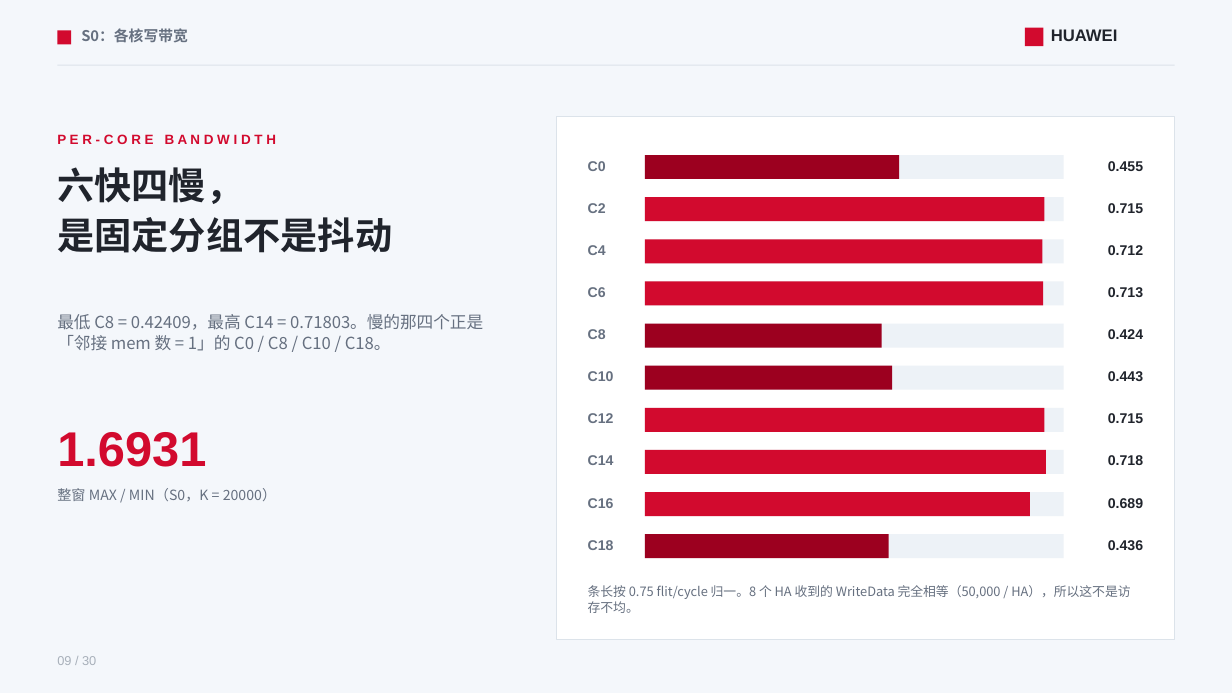
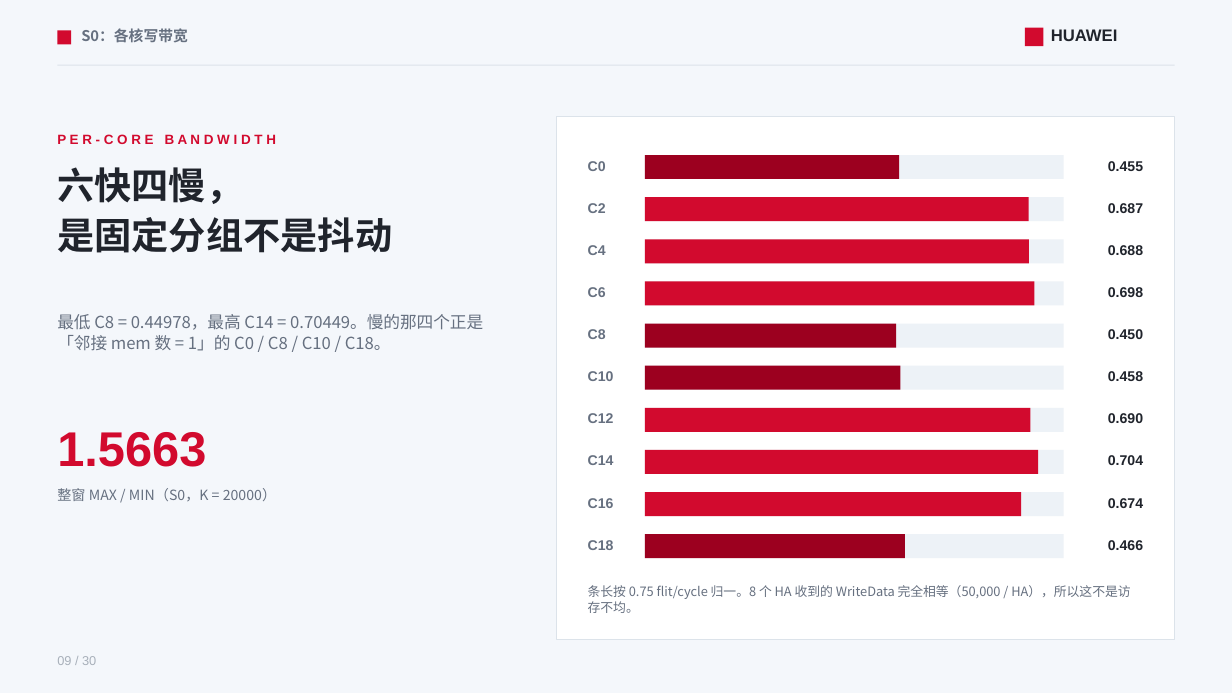
Before and after one commit to lukebest/booksim2, a slide deck: slide 9 of ppt/ring2-write-fairness.pptx. Drawn at 1232x693 pixels with LibreOffice and Linux fonts; fonts in the diff are those of the drawing. Boxes give left, top, right and bottom in pixels: in the first picture for what was removed or moved away, otherwise in the second. Text is boxed around its words. In the diff, an @@ line names an element or a change of style, - is before the commit and + after.

```diff
--- a/ppt/ring2-write-fairness.pptx
+++ b/ppt/ring2-write-fairness.pptx
@@ rectangle: place and size @@
-rectangle at bbox=[645, 197, 1044, 221]
+rectangle at bbox=[645, 197, 1029, 221]
@@ text at bbox=[1108, 203, 1143, 213]: text changed @@
-0.715
+0.687
@@ rectangle: place and size @@
-rectangle at bbox=[645, 239, 1043, 263]
+rectangle at bbox=[645, 239, 1030, 263]
@@ text at bbox=[1108, 245, 1143, 255]: text changed @@
-0.712
+0.688
@@ rectangle: place and size @@
-rectangle at bbox=[645, 282, 1043, 306]
+rectangle at bbox=[645, 282, 1035, 306]
@@ text at bbox=[1108, 287, 1143, 297]: text changed @@
-0.713
+0.698
@@ text at bbox=[57, 314, 483, 351]: text changed @@
-最低 C8 = 0.42409，最高 C14 = 0.71803。慢的那四个正是「邻接 mem 数 = 1」的 C0 / C8 / C10 / C18。
+最低 C8 = 0.44978，最高 C14 = 0.70449。慢的那四个正是「邻接 mem 数 = 1」的 C0 / C8 / C10 / C18。
@@ rectangle: place and size @@
-rectangle at bbox=[645, 323, 882, 348]
+rectangle at bbox=[645, 323, 897, 348]
@@ text at bbox=[1108, 329, 1143, 339]: text changed @@
-0.424
+0.450
@@ rectangle: place and size @@
-rectangle at bbox=[645, 366, 892, 390]
+rectangle at bbox=[645, 366, 901, 390]
@@ text at bbox=[1108, 371, 1143, 381]: text changed @@
-0.443
+0.458
@@ rectangle: place and size @@
-rectangle at bbox=[645, 408, 1044, 432]
+rectangle at bbox=[645, 408, 1031, 432]
@@ text at bbox=[1108, 413, 1143, 423]: text changed @@
-0.715
+0.690
@@ text at bbox=[57, 432, 206, 467]: text changed @@
-1.6931
+1.5663
@@ rectangle: place and size @@
-rectangle at bbox=[645, 450, 1046, 474]
+rectangle at bbox=[645, 450, 1039, 474]
@@ text at bbox=[1108, 455, 1143, 465]: text changed @@
-0.718
+0.704
@@ rectangle: place and size @@
-rectangle at bbox=[645, 493, 1031, 517]
+rectangle at bbox=[645, 493, 1021, 517]
@@ text at bbox=[1108, 498, 1143, 508]: text changed @@
-0.689
+0.674
@@ rectangle: place and size @@
-rectangle at bbox=[645, 534, 889, 558]
+rectangle at bbox=[645, 534, 905, 558]
@@ text at bbox=[1108, 540, 1143, 550]: text changed @@
-0.436
+0.466
```
Also in this commit, not shown: 24 other slides changed, 2 slides added, 2 slides removed, 46 other files.
